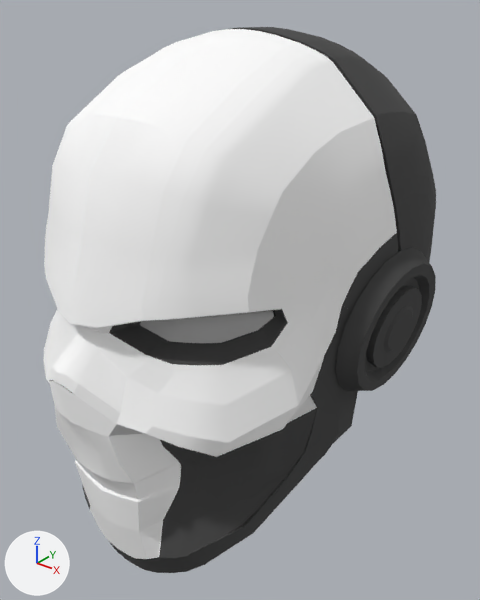
Renders of the OBJ model VICTOR_HERRERA_3DMODEL_01.obj from each side of a commit.
Both versions are drawn from a 50 mm lens placed at (2.09, -2.44, 2.89), pointed at (0.03, 0.13, 1.3). Arrows for +X, +Y and +Z are at lower left; the lights stay in place. Where no turn or scale is listed for an object, it has been applied to the vertices. Vertices at the same position are counted once.

The first picture shows 'VICTOR_HERRERA_3DMODEL_01'.
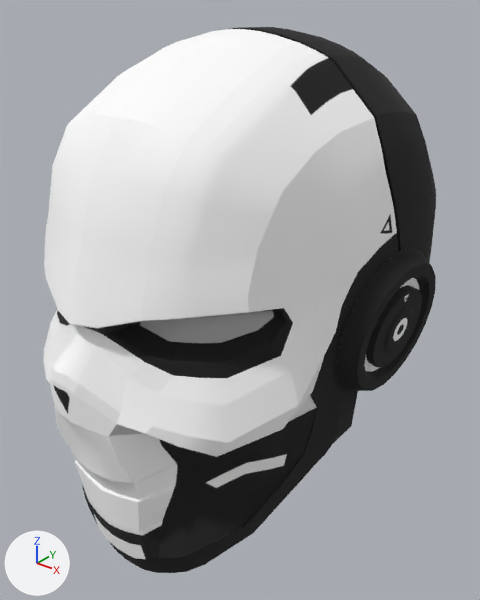
Where the change shows, as pixel boxes [x1, y1, x2, y2] in the pictures (480 x 600 px; the box of a moved part takes in the faces that stretch with it):
'VICTOR_HERRERA_3DMODEL_01', surface changed
    both: [47, 27, 436, 573]
part 1 of me_victor_herrera_3dmodel_01, moved or reshaped
    both: [426, 234, 432, 262]
part 2 of me_victor_herrera_3dmodel_01, moved or reshaped
    both: [181, 330, 263, 346]
part 3 of me_victor_herrera_3dmodel_01, recoloured (grey to black)
    both: [245, 27, 436, 262]
part 4 of me_victor_herrera_3dmodel_01, recoloured
    both: [342, 218, 432, 392]
part 5 of me_victor_herrera_3dmodel_01, recoloured
    both: [336, 247, 436, 391]
part 6 of me_victor_herrera_3dmodel_01, recoloured (white to black)
    both: [57, 308, 317, 555]
part 7 of me_victor_herrera_3dmodel_01, recoloured (white to black)
    both: [47, 29, 397, 559]
part 8 of me_victor_herrera_3dmodel_01, recoloured
    both: [84, 309, 317, 558]
part 9 of me_victor_herrera_3dmodel_01, recoloured
    both: [116, 306, 358, 573]

What changed in the scene script:
```text
Change mat_lambert13sg:
    remove mat_lambert13sg.base_color = (0.06, 0.06, 0.06)  # dark grey #454545
    add mat_lambert13sg.texture = img_taskmaster_casc_2_base_color_1003_png
Change mat_lambert10sg:
    remove mat_lambert10sg.base_color = (1.0, 1.0, 1.0)  # white #ffffff
    add mat_lambert10sg.texture = img_taskmaster_casc_2_base_color_1002_png
Change mat_lambert16sg:
    remove mat_lambert16sg.base_color = (0.06, 0.06, 0.06)  # dark grey #454545
    add mat_lambert16sg.texture = img_taskmaster_casc_2_base_color_1001_png
Add mat_lambert18sg:
    mat_lambert18sg = principled_material('lambert18SG')
    mat_lambert18sg.texture = img_taskmaster_casc_2_base_color_1005_png
    mat_lambert18sg.roughness = 1.0
Add mat_lambert17sg:
    mat_lambert17sg = principled_material('lambert17SG')
    mat_lambert17sg.texture = img_taskmaster_casc_2_base_color_1004_png
    mat_lambert17sg.roughness = 1.0
Change me_victor_herrera_3dmodel_01:
    where me_victor_herrera_3dmodel_01.from_pydata(...)  # 3769 vertices, 3718 faces; spans x -0.93..0.93, y -1.07..1.33, z 0.02..2.68
    me_victor_herrera_3dmodel_01 part 1
    10 faces are deleted
    4 new faces join them, mat_lambert17sg (picture img_taskmaster_casc_2_base_color_1004_png)
    6 new faces join them, mat_lambert18sg (picture img_taskmaster_casc_2_base_color_1005_png)
    me_victor_herrera_3dmodel_01 part 2
    12 faces are deleted
    9 new faces join them, mat_lambert13sg (picture img_taskmaster_casc_2_base_color_1003_png)
    3 new faces join them, mat_lambert8sg (grey #bcbcbc)
    me_victor_herrera_3dmodel_01 part 3: 528 faces spanning x -0.84..0.84, y 0.19..1.33, z 1.02..2.68 switch from mat_lambert13sg (dark grey #454545) to mat_lambert10sg (picture img_taskmaster_casc_2_base_color_1002_png)
    me_victor_herrera_3dmodel_01 part 4: 202 faces spanning x -0.85..0.85, y -0.06..0.8, z 0.94..1.84 switch from mat_lambert13sg (dark grey #454545) to mat_lambert17sg (picture img_taskmaster_casc_2_base_color_1004_png)
    me_victor_herrera_3dmodel_01 part 5: 1068 faces spanning x -0.93..0.93, y -0.06..0.74, z 0.94..1.73 switch from mat_lambert13sg (dark grey #454545) to mat_lambert18sg (picture img_taskmaster_casc_2_base_color_1005_png)
    me_victor_herrera_3dmodel_01 part 6: 60 faces spanning x -0.71..0.71, y -0.96..-0.11, z 0.3..1.69 switch from mat_lambert10sg (white #ffffff) to mat_lambert13sg (picture img_taskmaster_casc_2_base_color_1003_png)
    me_victor_herrera_3dmodel_01 part 7: 1038 faces spanning x -0.83..0.83, y -1.07..0.31, z 0.22..2.67 switch from mat_lambert10sg (white #ffffff) to mat_lambert16sg (picture img_taskmaster_casc_2_base_color_1001_png)
    me_victor_herrera_3dmodel_01 part 8: 289 faces spanning x -0.71..0.71, y -0.86..-0.11, z 0.31..1.67 switch from mat_lambert16sg (dark grey #454545) to mat_lambert13sg (picture img_taskmaster_casc_2_base_color_1003_png)
    me_victor_herrera_3dmodel_01 part 9: 232 faces spanning x -0.8..0.8, y -0.85..0.25, z 0.02..1.57 switch from mat_lambert16sg (dark grey #454545) to mat_lambert10sg (picture img_taskmaster_casc_2_base_color_1002_png)
    remove me_victor_herrera_3dmodel_01.materials.append(mat_rsmaterial56sg)  # black #000000
```
